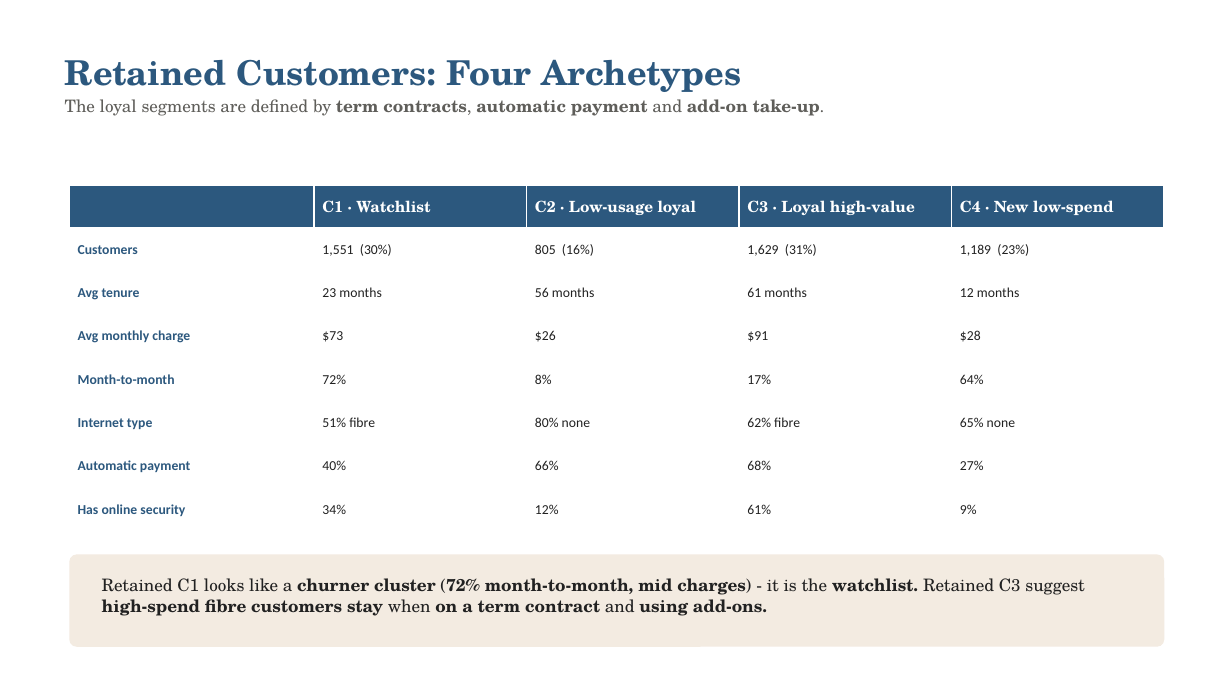
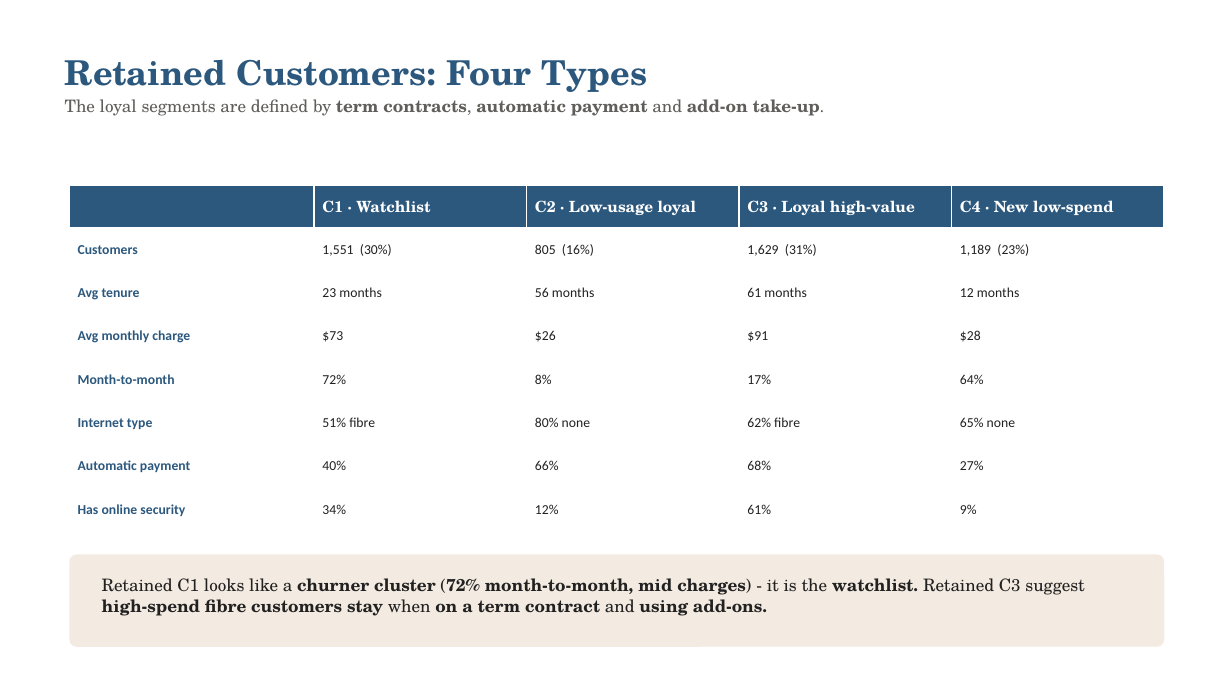
Before and after one commit to Sai-Bolla/SwanTeleco, a slide deck: slide 10 of SwanTeleco.pptx. Drawn at 1232x693 pixels with LibreOffice and Linux fonts; fonts in the diff are those of the drawing. Boxes give left, top, right and bottom in pixels: in the first picture for what was removed or moved away, otherwise in the second. Text is boxed around its words. In the diff, an @@ line names an element or a change of style, - is before the commit and + after.

```diff
--- a/SwanTeleco.pptx
+++ b/SwanTeleco.pptx
@@ text at (x1=65, y1=59, x2=647, y2=92): text changed @@
-Retained Customers: Four Archetypes
+Retained Customers: Four Types
```
Also in this commit, not shown: 11 other slides changed.
